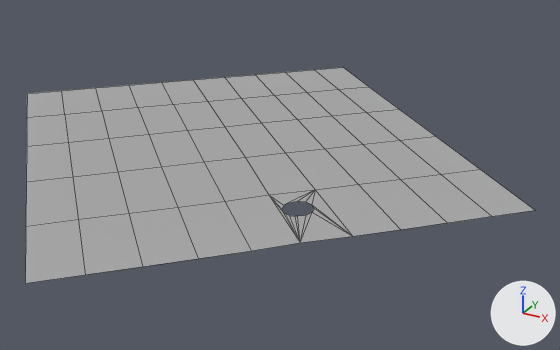
One commit to the FBX model Assets/3D/Mapas/Plano.fbx: the scene before it, then after it.
Rendered twice from a 50 mm camera at (1444.0, -2307.0, 669.0) aimed at (563.0, -706.0, -132.0). Arrows for +X, +Y and +Z are at lower right; the lights stay in place. The older version comes first. Mesh edges are drawn as thin lines. Where no turn or scale is listed for an object, it has been applied to the vertices.

Objects in the first picture: 'pasted__Ground'.
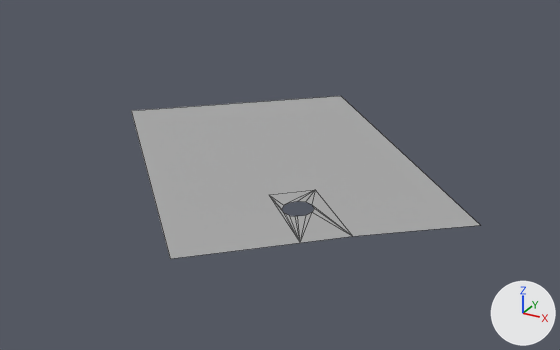
Patch to the scene script:
```diff
--- a/Assets/3D/Mapas/Plano.fbx.py
+++ b/Assets/3D/Mapas/Plano.fbx.py
@@ me_mesh @@
 # used by ob_pasted__ground; location = (444.0, -732.0, -161.0)
-me_mesh.from_pydata(...)  # 80 vertices, 67 faces; spans x -764.0..764.0, y -763.0..763.0, z 109.0
+me_mesh.from_pydata(...)  # 22 vertices, 19 faces; spans x -386.0..682.0, y -571.0..475.0, z 109.0
+# me_mesh part 1
+# 62 vertices are removed from x -764.0..764.0, y -763.0..763.0, z 109.0
+# 49 faces are deleted
+# 4 vertices are added at (-386.0, 63.0, 109.0), (215.0, -571.0, 109.0), (81.0, 475.0, 109.0), (682.0, -159.0, 109.0)
+# 1 new face joins them
 me_mesh.materials.append(mat_standardsurface1)
```

Boxes (x1, y1, x2, y2) around the edits, measured in the pictures (560 x 350 px):
'pasted__Ground', reshaped (31% narrower, 24% shorter)
    before: (25, 67, 534, 283)
    after: (131, 96, 480, 259)
